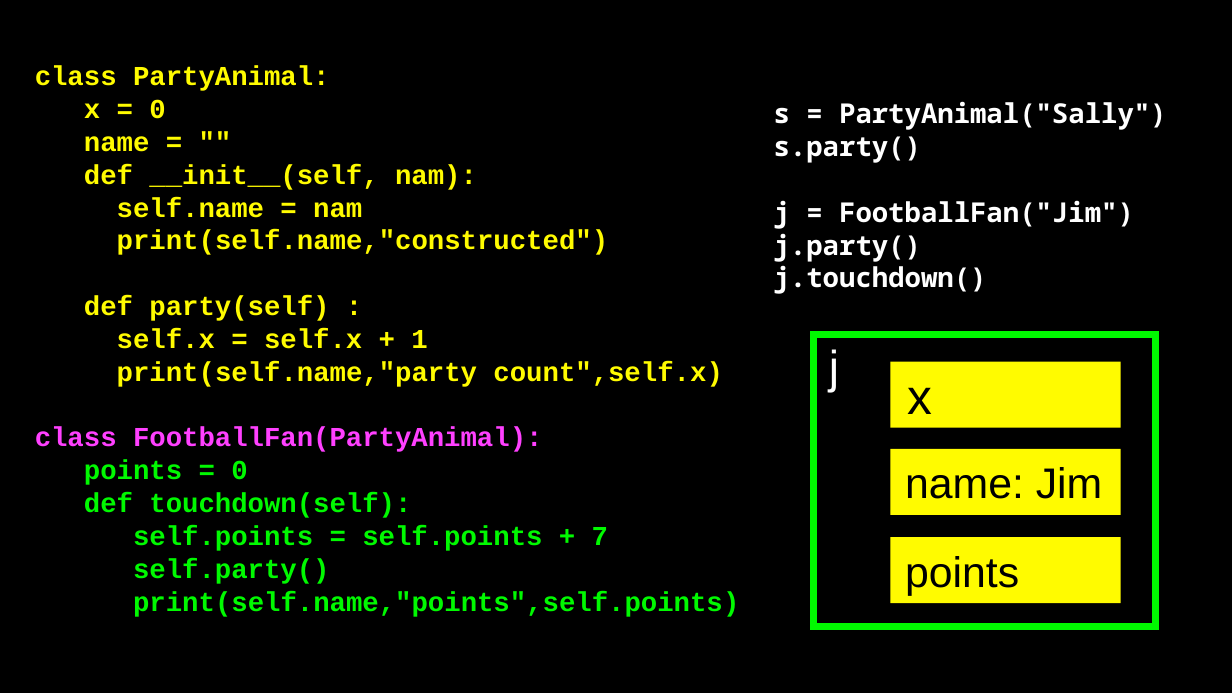
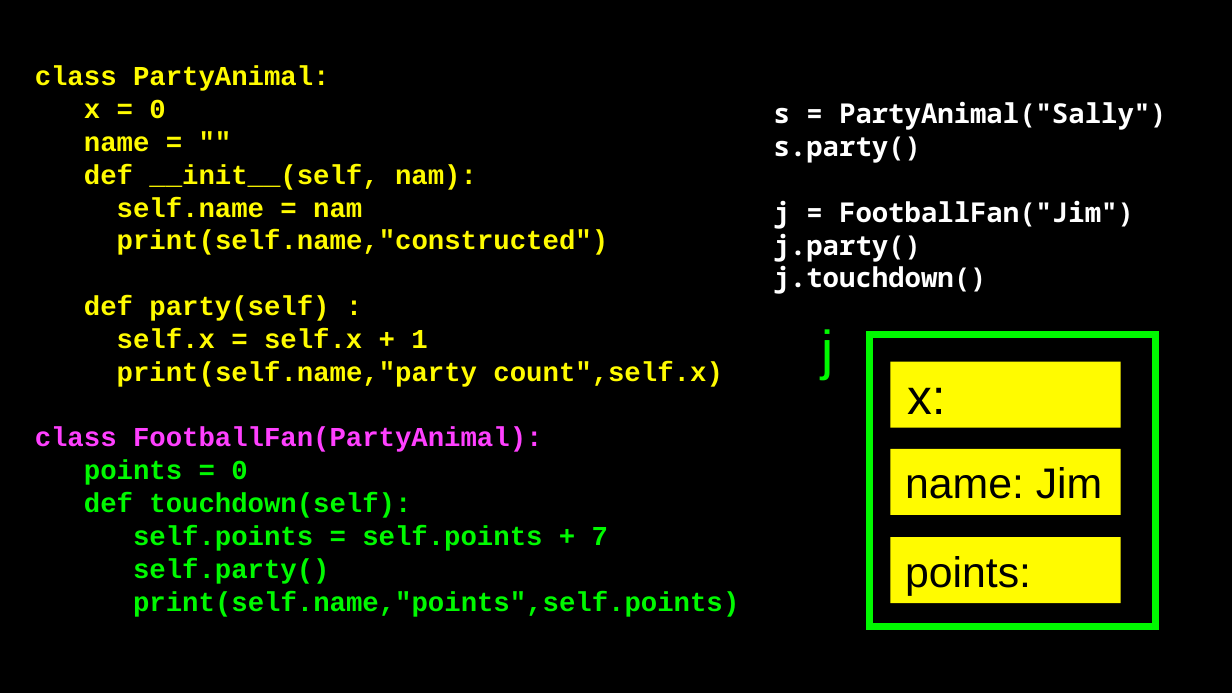
Before and after one commit to csev/py4e, a slide deck: slide 38 of lectures3/Pythonlearn-14-Objects.pptx (slide 43 before the commit). Drawn at 1232x693 pixels with LibreOffice and Linux fonts; fonts in the diff are those of the drawing. Boxes give left, top, right and bottom in pixels: in the first picture for what was removed or moved away, otherwise in the second. Text is boxed around its words. In the diff, an @@ line names an element or a change of style, - is before the commit and + after.

```diff
--- a/lectures3/Pythonlearn-14-Objects.pptx
+++ b/lectures3/Pythonlearn-14-Objects.pptx
@@ text added at [821,329,833,379], 32 pt, text #00FA00 @@
+j
@@ text in rectangle at [829,349,839,393]: text removed @@
-j
@@ rectangle: place and size @@
-rectangle at [813,335,1156,627]
+rectangle at [870,335,1156,627]
@@ text in rectangle at [907,387,946,414]: text changed @@
-x
+x:
@@ text in rectangle at [905,556,1031,596]: text changed @@
-points
+points:
```
Also in this commit, not shown: 9 other slides changed, 5 slides removed, 1 other file.
